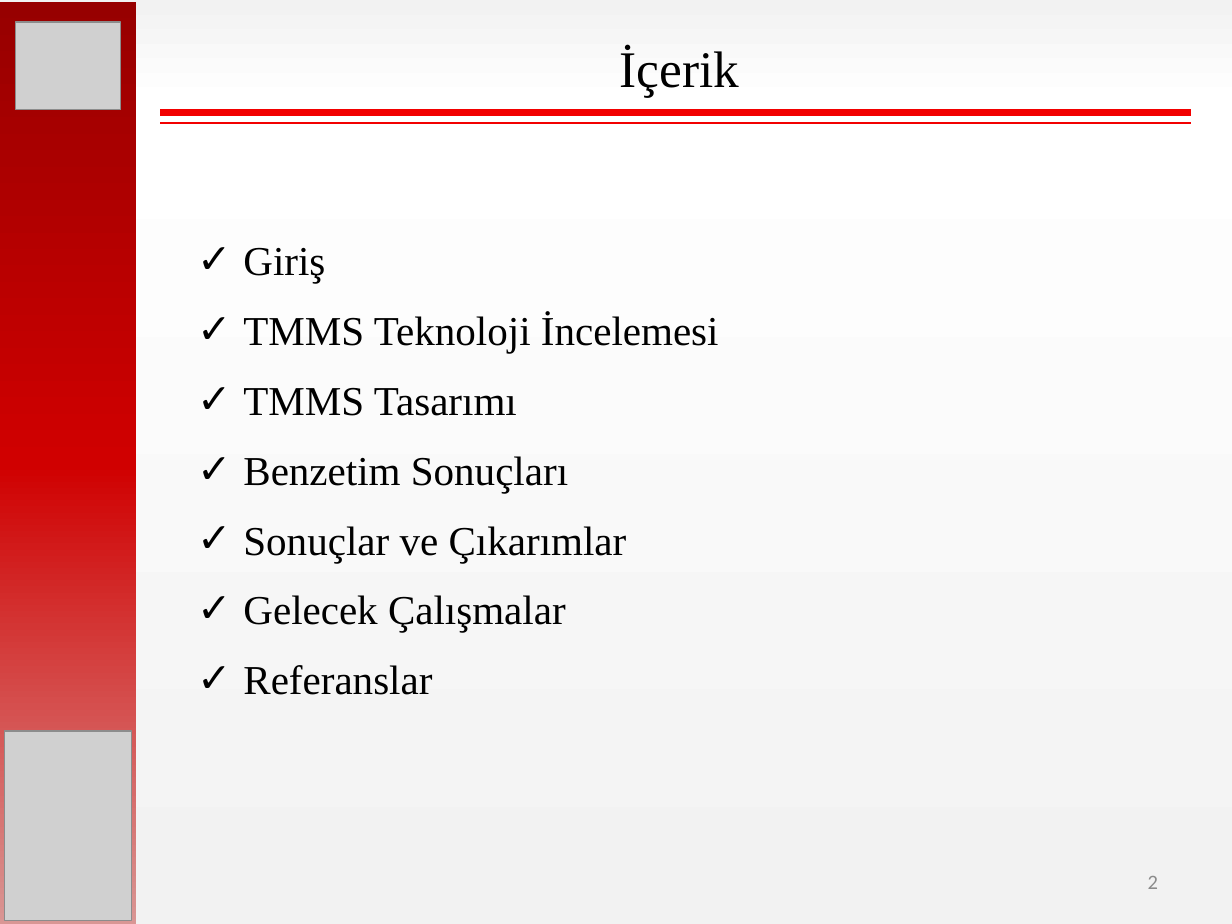
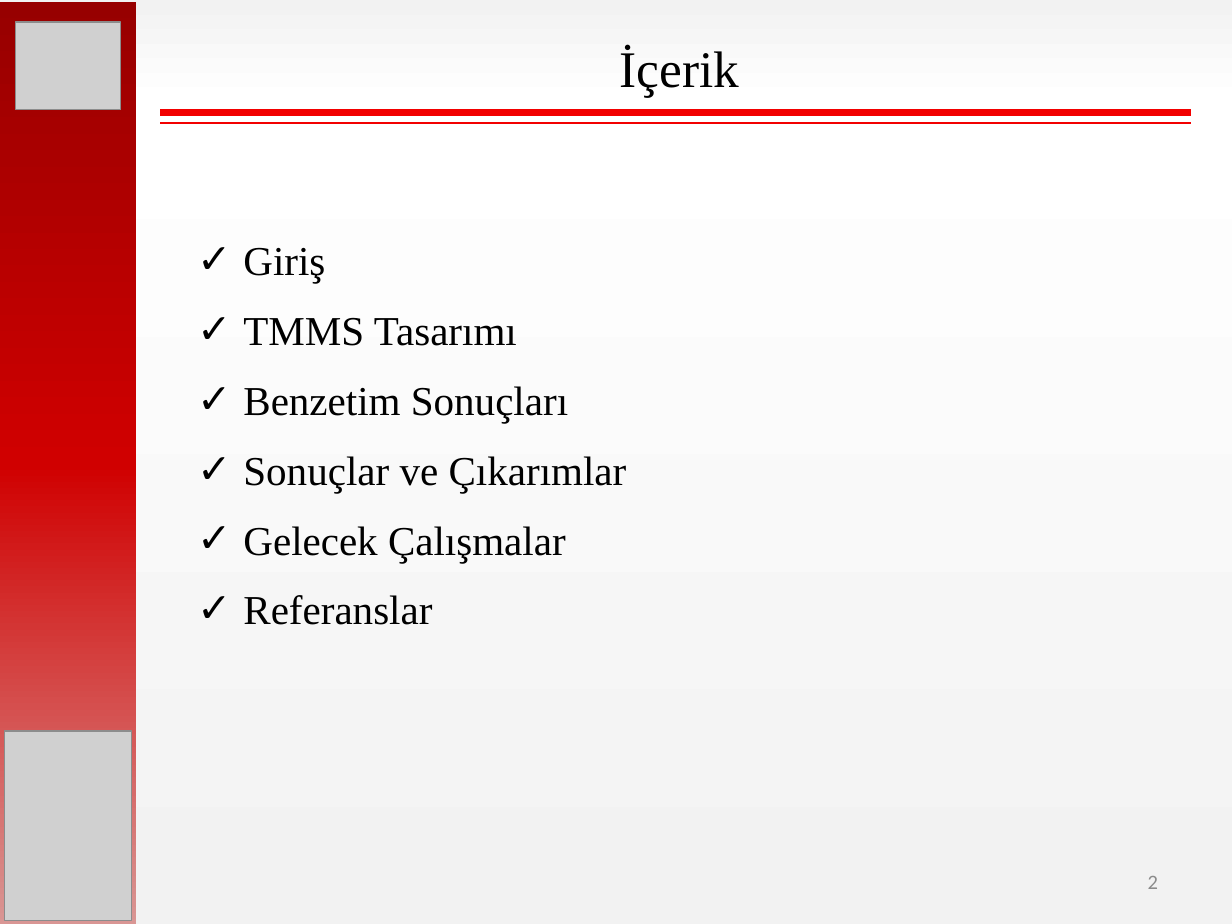
Before and after one commit to hakanpolat/IMMD, a slide deck: slide 2 of Paper/EL-EN 2017/sunum/ELEN2017_OralPres_Mesut_Uğur.pptx. Drawn at 1232x924 pixels with LibreOffice and Linux fonts; fonts in the diff are those of the drawing; grey boxes stand for pictures. Boxes give left, top, right and bottom in pixels: in the first picture for what was removed or moved away, otherwise in the second. Text is boxed around its words. In the diff, an @@ line names an element or a change of style, - is before the commit and + after.

```diff
--- a/Paper/EL-EN 2017/sunum/ELEN2017_OralPres_Mesut_Uğur.pptx
+++ b/Paper/EL-EN 2017/sunum/ELEN2017_OralPres_Mesut_Uğur.pptx
@@ text at box(243, 313, 719, 353): paragraph removed @@
-✓ TMMS Teknoloji İncelemesi
```
Also in this commit, not shown: 14 slides added, 1 slide removed, 14 other files.
